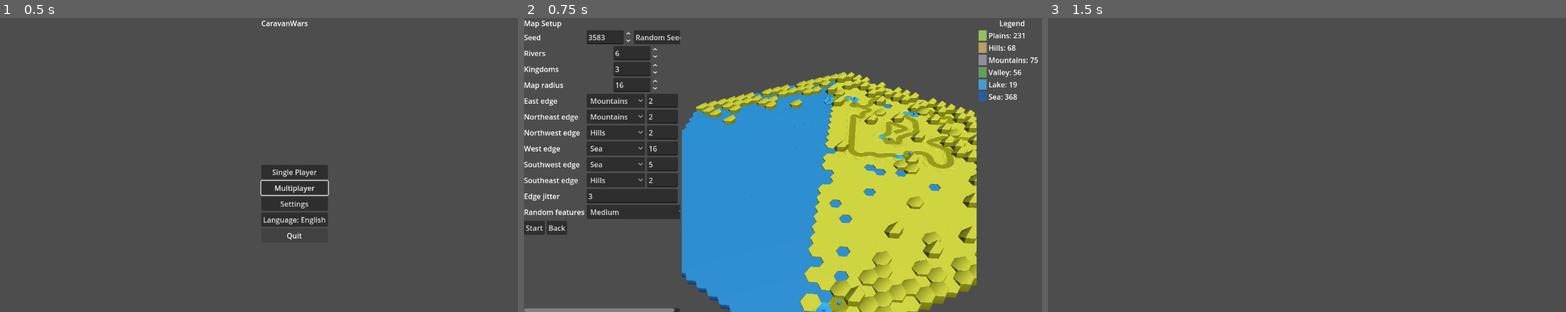
Above: before the commit, frames 1-3 (left to right).
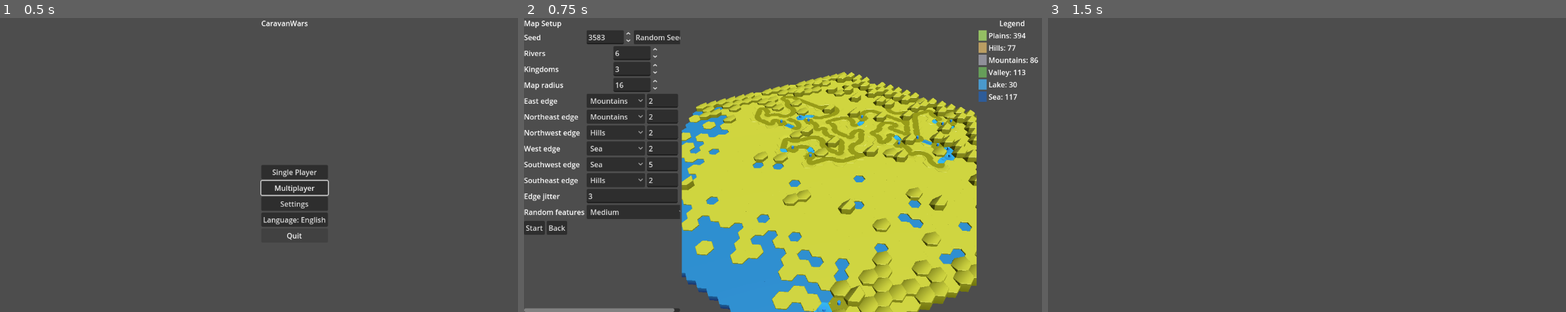
Above: after the commit, the same moments.

Repository: sepa79/CaravanWars
Game: Godot game, scene res://scenes/Main.tscn
Same seed, same stepped clock (60 frames per second), same inputs: the game is played once before the commit and once after it.
Inputs:
- Up to frame 1 (0.5 s): no input
- Up to frame 2 (0.75 s): click "Single Player" at 0.5 s
- Up to frame 3 (1.5 s): click "Start" at 1.25 s

Frame 1 is identical in both runs. In frame 2, 17% of the frame differs, in the area x 24-100%, y 5-100%; in frame 3, nothing differs.

Commit message:
fix: reduce west edge default depth

Diff:
--- a/game/mapgen/HexMapConfig.gd
+++ b/game/mapgen/HexMapConfig.gd
@@ -35,7 +35,7 @@
     "east": 2,
     "north_east": 2,
     "north_west": 2,
-    "west": 54,
+    "west": 2,
     "south_west": 5,
     "south_east": 2,
 }
Not shown, changed: CHANGELOG.md
